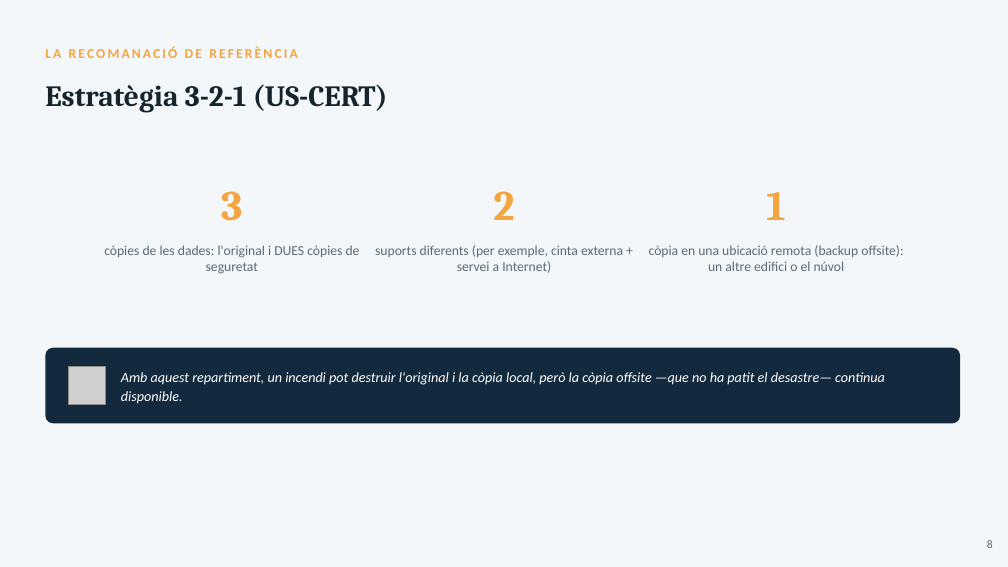
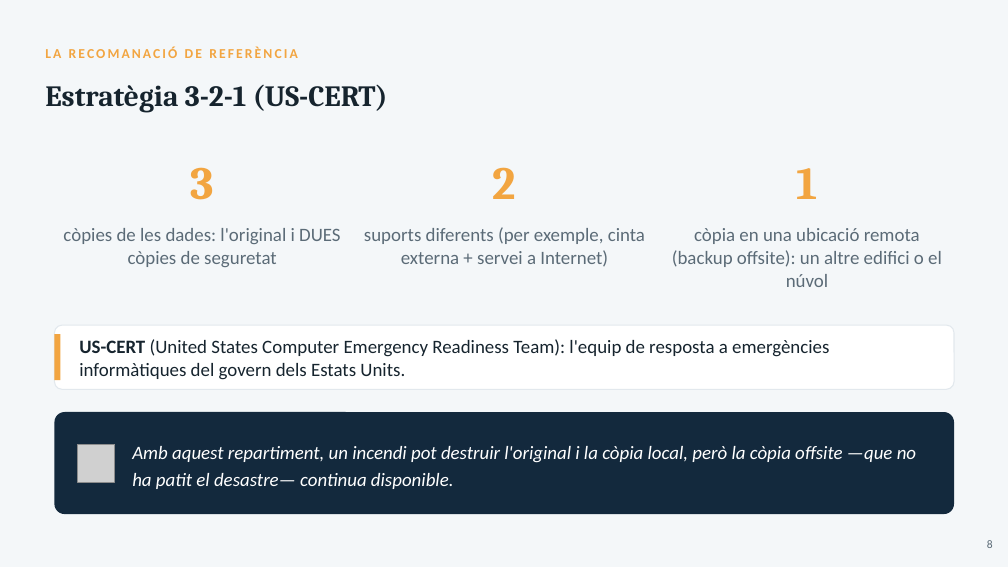
Before and after one commit to joansanchezescudero/SMX_0226_Seguretat_Informatica, a slide deck: slide 8 of RA2 - Emmagatzematge i copies de seguretat/AA3 - Copies de seguretat/RA2_AA3_Copies_de_seguretat.pptx. Drawn at 1008x567 pixels with LibreOffice and Linux fonts; fonts in the diff are those of the drawing; grey boxes stand for pictures. Boxes give left, top, right and bottom in pixels: in the first picture for what was removed or moved away, otherwise in the second. Text is boxed around its words. In the diff, an @@ line names an element or a change of style, - is before the commit and + after.

```diff
--- a/RA2 - Emmagatzematge i copies de seguretat/AA3 - Copies de seguretat/RA2_AA3_Copies_de_seguretat.pptx
+++ b/RA2 - Emmagatzematge i copies de seguretat/AA3 - Copies de seguretat/RA2_AA3_Copies_de_seguretat.pptx
@@ text "3" moved from (x1=221, y1=191, x2=242, y2=221) to (x1=190, y1=167, x2=213, y2=200) @@
@@ text "2" moved from (x1=493, y1=191, x2=514, y2=220) to (x1=493, y1=167, x2=516, y2=199) @@
@@ size 40 to 44 pt in 3 elements at (x1=493, y1=167, x2=516, y2=199), (x1=190, y1=167, x2=213, y2=200), (x1=796, y1=168, x2=817, y2=199) @@
@@ text "1" moved from (x1=766, y1=192, x2=785, y2=220) to (x1=796, y1=168, x2=817, y2=199) @@
@@ text "còpies de les dades: l'original ..." moved from (x1=104, y1=245, x2=360, y2=274) to (x1=63, y1=228, x2=340, y2=267) @@
@@ text "suports diferents (per exemple, cinta ..." moved from (x1=375, y1=245, x2=623, y2=273) to (x1=364, y1=227, x2=645, y2=266) @@
@@ size 13 to 18 pt in 3 elements at (x1=364, y1=227, x2=645, y2=266), (x1=63, y1=228, x2=340, y2=267), (x1=672, y1=228, x2=942, y2=287) @@
@@ text "còpia en una ubicació remota ..." moved from (x1=649, y1=245, x2=903, y2=271) to (x1=672, y1=228, x2=942, y2=287) @@
@@ rounded rectangle added at (x1=54, y1=325, x2=954, y2=389), fill #FFFFFF, outline #E2E8ED 1 pt @@
@@ rectangle added at (x1=54, y1=334, x2=60, y2=380), fill #F2A541 @@
@@ text added at (x1=79, y1=339, x2=829, y2=380), 18 pt, text #16242E @@
+US-CERT (United States Computer Emergency Readiness Team): l'equip de resposta a emergències informàtiques del govern dels Estats Units.
@@ rounded rectangle resized from (x1=45, y1=348, x2=960, y2=423) to (x1=54, y1=412, x2=954, y2=514) @@
@@ picture moved from (x1=68, y1=367, x2=106, y2=405) to (x1=77, y1=445, x2=115, y2=482) @@
@@ text "Amb aquest repartiment, un incendi ..." moved from (x1=121, y1=372, x2=885, y2=404) to (x1=132, y1=446, x2=916, y2=489) @@
@@ text "Amb aquest repartiment, un incendi ..." at (x1=132, y1=446, x2=916, y2=489): size 13.5 to 18 pt; line spacing 18pt to 25.9pt @@
```
Also in this commit, not shown: 26 other slides changed, 1 other file.
